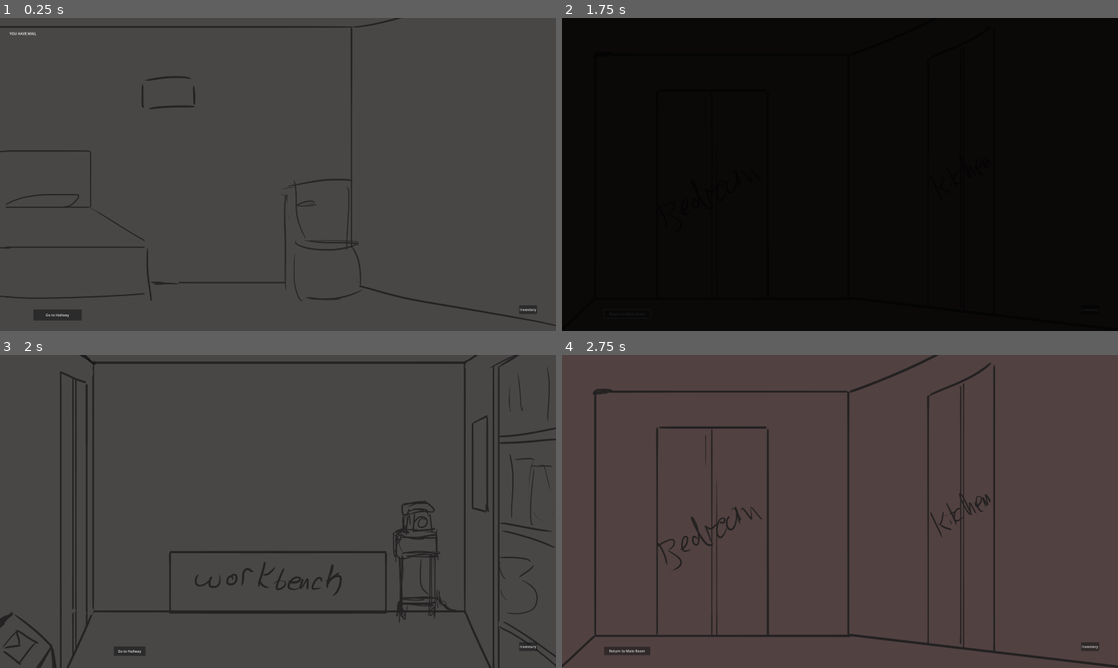
Above: before the commit, frames 1-4 (two rows, left to right).
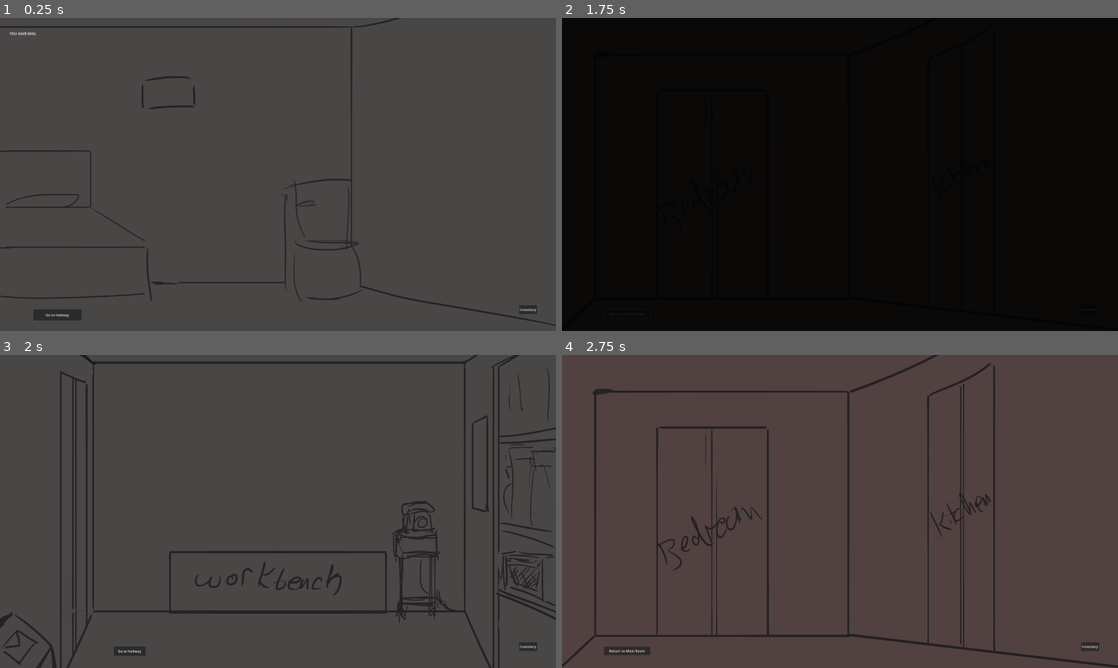
Above: after the commit, the same moments.

Repository: CarlosCode368/HorrorGame-Prototype1
Game: Godot game, scene res://Scenes/Bedroom.tscn
The game is run twice, just before and just after one commit, with the same random seed, the same clock (stepped at 60 frames per second) and the same inputs.
Inputs:
- Up to frame 1 (0.25 s): no input
- Up to frame 2 (1.75 s): click "Go to Hallway" at 0.5 s; click "Return to Main Room" at 1.25 s
- Up to frame 3 (2 s): no input
- Up to frame 4 (2.75 s): click "Go to Hallway" at 2 s

Frames 1-2 are identical in both runs. In frame 3, 0.7% of the frame differs, in the area x 89-100%, y 28-100%; in frame 4, nothing differs.

Commit message:
init
shelf

Diff:
--- /dev/null
+++ b/horrorgame/Scenes/Shelf.tscn
@@ -0,0 +1,22 @@
+[gd_scene load_steps=3 format=3 uid="uid://3eblv0o5glf0"]
+
+[ext_resource type="Script" uid="uid://dlv5g4nrolw3w" path="res://Shelf.gd" id="1_ciy52"]
+[ext_resource type="Texture2D" uid="uid://be3ciywtacfy2" path="res://Assets/Shelf.png" id="2_p8fi4"]
+
+[node name="Shelf" type="Node2D"]
+script = ExtResource("1_ciy52")
+
+[node name="TextureRect" type="TextureRect" parent="."]
+offset_right = 40.0
+offset_bottom = 40.0
+texture = ExtResource("2_p8fi4")
+
+[node name="Button" type="Button" parent="TextureRect"]
+layout_mode = 0
+offset_left = 80.0
+offset_top = 1325.0
+offset_right = 221.0
+offset_bottom = 1382.0
+text = "Main Room View"
+
+[connection signal="pressed" from="TextureRect/Button" to="." method="_on_button_pressed"]
--- a/horrorgame/Scenes/mainRoom.tscn
+++ b/horrorgame/Scenes/mainRoom.tscn
@@ -49,8 +49,15 @@
 position = Vector2(1919, 926.5)
 shape = SubResource("RectangleShape2D_ye0ij")
 
+[node name="ShelfArea" type="Area2D" parent="."]
+
+[node name="CollisionPolygon2D" type="CollisionPolygon2D" parent="ShelfArea"]
+position = Vector2(2404, 361)
+polygon = PackedVector2Array(-15, -357, -130, -290, -131, 416, 165, 489, 168, -370)
+
 [connection signal="pressed" from="Button" to="." method="_on_button_pressed"]
 [connection signal="input_event" from="mainDoorArea" to="." method="_on_main_door_area_input_event"]
 [connection signal="input_event" from="WindowArea" to="." method="_on_window_area_input_event"]
 [connection signal="input_event" from="MailboxArea" to="." method="_on_mailbox_area_input_event"]
 [connection signal="input_event" from="TelephoneArea" to="." method="_on_telephone_area_input_event"]
+[connection signal="input_event" from="ShelfArea" to="." method="_on_shelf_area_input_event"]
--- a/horrorgame/Scripts/mainRoom.gd
+++ b/horrorgame/Scripts/mainRoom.gd
@@ -55,3 +55,14 @@
 		await fade.fade_out(0.5, func():
 			get_tree().change_scene_to_file("res://Scenes/Telephone.tscn")
 		)
+
+
+
+func _on_shelf_area_input_event(viewport: Node, event: InputEvent, shape_idx: int) -> void:
+	if event is InputEventMouseButton and event.pressed:
+		var fade_scene = preload("res://Scenes/FadeLayer.tscn")
+		var fade = fade_scene.instantiate()
+		add_child(fade)
+		await fade.fade_out(0.5, func():
+			get_tree().change_scene_to_file("res://Scenes/Shelf.tscn")
+			)
--- /dev/null
+++ b/horrorgame/Shelf.gd
@@ -0,0 +1,10 @@
+extends Node2D
+
+
+func _on_button_pressed():
+	var fade_scene = preload("res://Scenes/FadeLayer.tscn")
+	var fade = fade_scene.instantiate()
+	add_child(fade)
+	await fade.fade_out(0.5, func():
+		get_tree().change_scene_to_file("res://Scenes/mainRoom.tscn")
+	)
Binary file added: horrorgame/Assets/Shelf.png
Not shown, added: horrorgame/Assets/Shelf.png.import
Binary file changed: horrorgame/Assets/mainRoom.png
Not shown, added: horrorgame/Shelf.gd.uid
